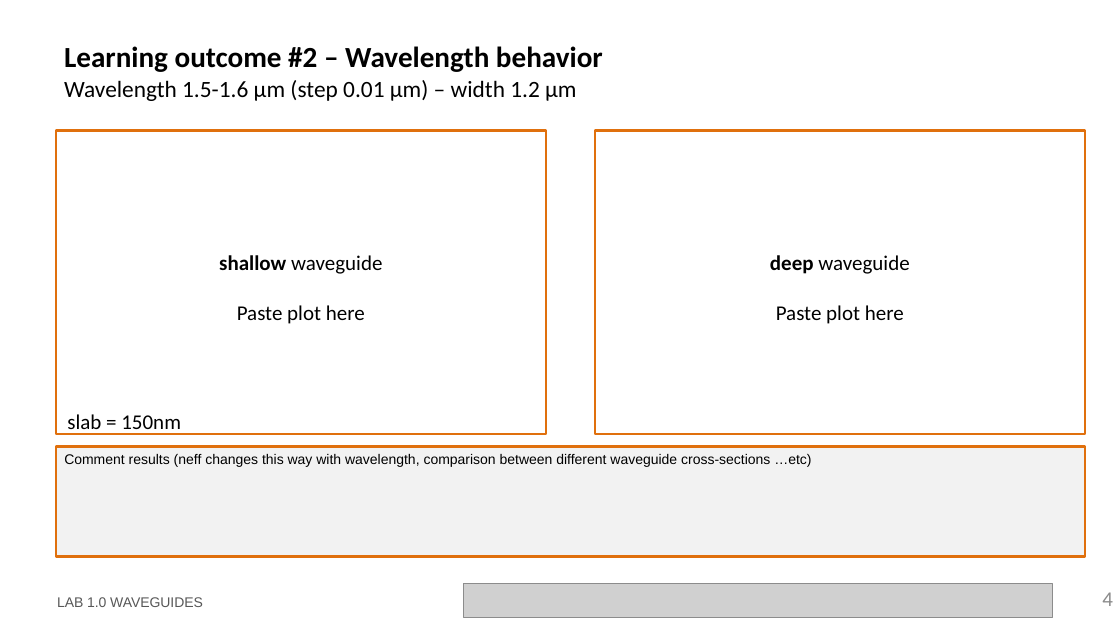
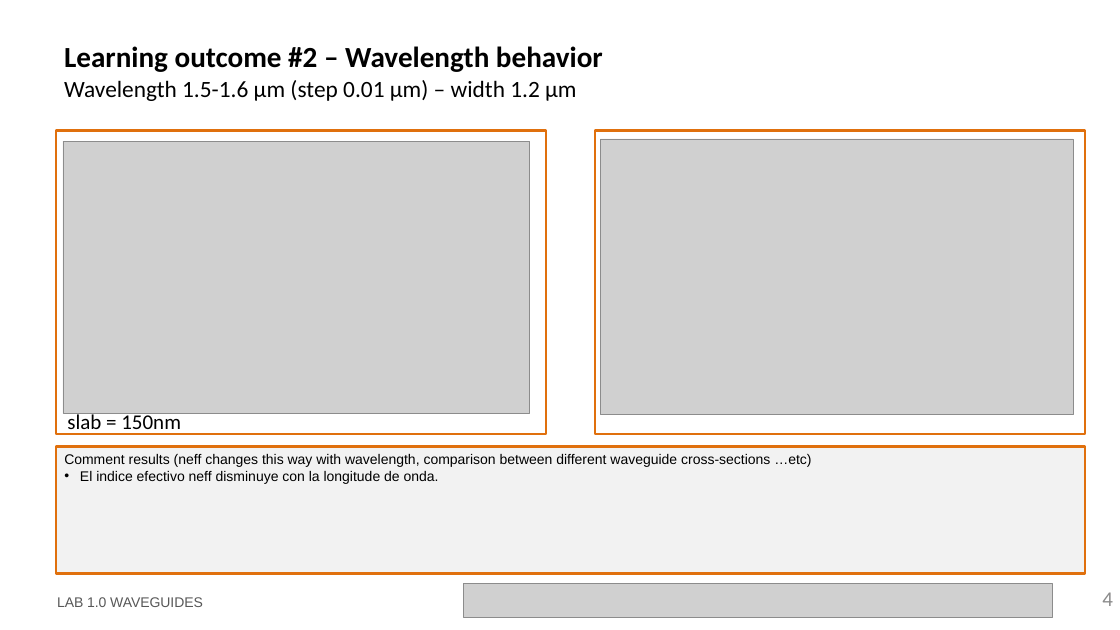
Before and after one commit to Japeacru/cifoin-lab1, a slide deck: slide 4 of LabBook_10.pptx. Drawn at 1120x630 pixels with LibreOffice and Linux fonts; fonts in the diff are those of the drawing; grey boxes stand for pictures; background and template pictures are left out. Boxes give left, top, right and bottom in pixels: in the first picture for what was removed or moved away, otherwise in the second. Text is boxed around its words. In the diff, an @@ line names an element or a change of style, - is before the commit and + after.

```diff
--- a/LabBook_10.pptx
+++ b/LabBook_10.pptx
@@ picture added at [63,141,530,413] @@
@@ picture added at [601,139,1073,414] @@
@@ text removed at [219,255,382,324] @@
-shallow waveguide
-Paste plot here
@@ text removed at [770,255,909,324] @@
-deep waveguide
-Paste plot here
@@ rectangle "Comment results (neff changes this ...": place and size @@
-rectangle "Comment results (neff changes this ..." at [56,447,1086,557]
+rectangle "Comment results (neff changes this ..." at [56,447,1086,574]
@@ text in rectangle at [80,471,439,484]: paragraph added @@
+• El indice efectivo neff disminuye con la longitude de onda.
```
Also in this commit, not shown: 2 other slides changed, 1 other file.
